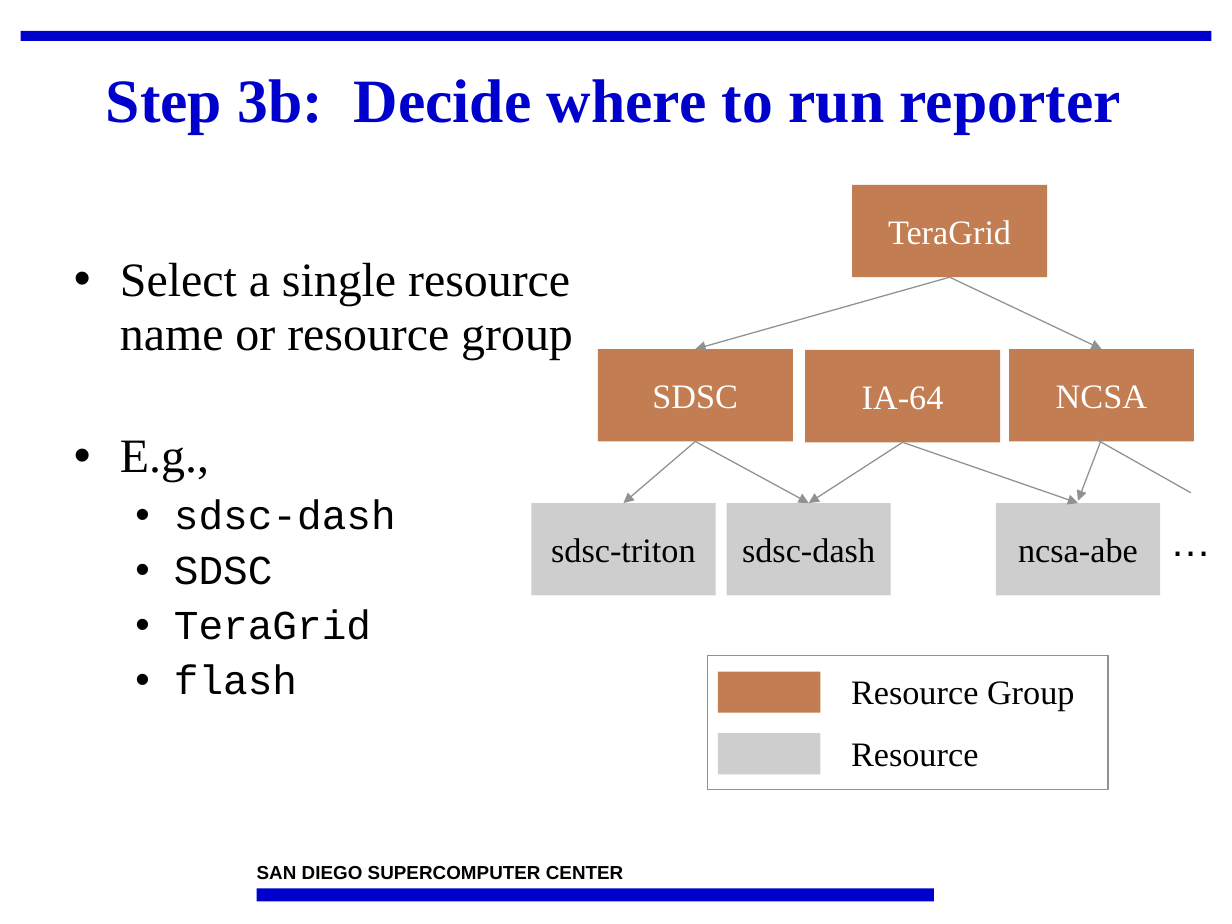
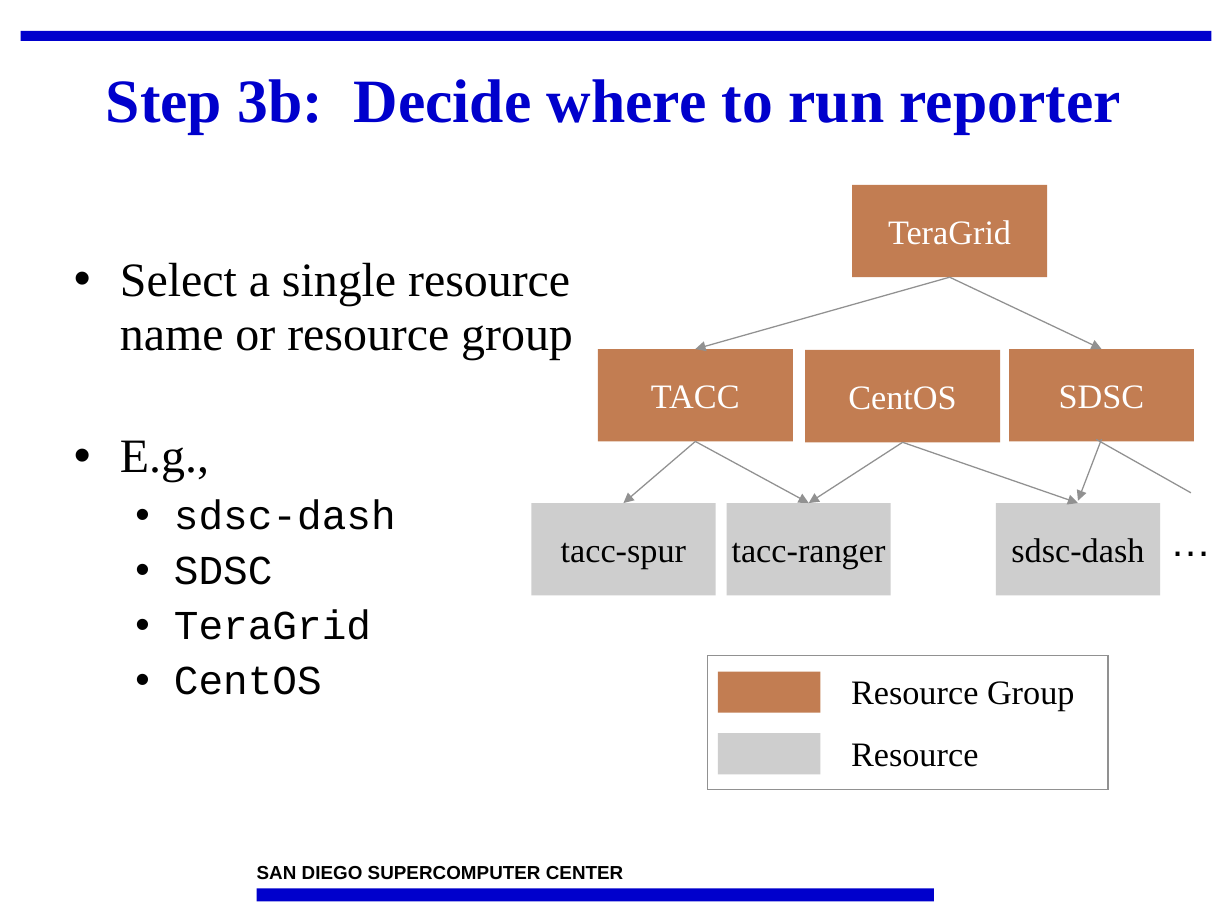
Before and after one commit to IncaProject/inca-xsede, a slide deck: slide 13 of talks/2010/2010workshop/control.pptx. Drawn at 1232x924 pixels with LibreOffice and Linux fonts; fonts in the diff are those of the drawing; background and template pictures are left out. Boxes give left, top, right and bottom in pixels: in the first picture for what was removed or moved away, otherwise in the second. Text is boxed around its words. In the diff, an @@ line names an element or a change of style, - is before the commit and + after.

```diff
--- a/talks/2010/2010workshop/control.pptx
+++ b/talks/2010/2010workshop/control.pptx
@@ text in rectangle at [651, 385, 740, 409]: text changed @@
-SDSC
+TACC
@@ text in rectangle at [848, 386, 956, 410]: text changed @@
-IA-64
+CentOS
@@ text in rectangle at [1059, 385, 1145, 409]: text changed @@
-NCSA
+SDSC
@@ text in rectangle at [1011, 538, 1144, 563]: text changed @@
-ncsa-abe
+sdsc-dash
@@ text in rectangle at [561, 543, 686, 569]: text changed @@
-sdsc-triton
+tacc-spur
@@ text in rectangle at [732, 543, 886, 569]: text changed @@
-sdsc-dash
+tacc-ranger
@@ text at [174, 666, 322, 695]: text changed @@
-  • flash
+  • CentOS
```
Also in this commit, not shown: 9 other slides changed.
